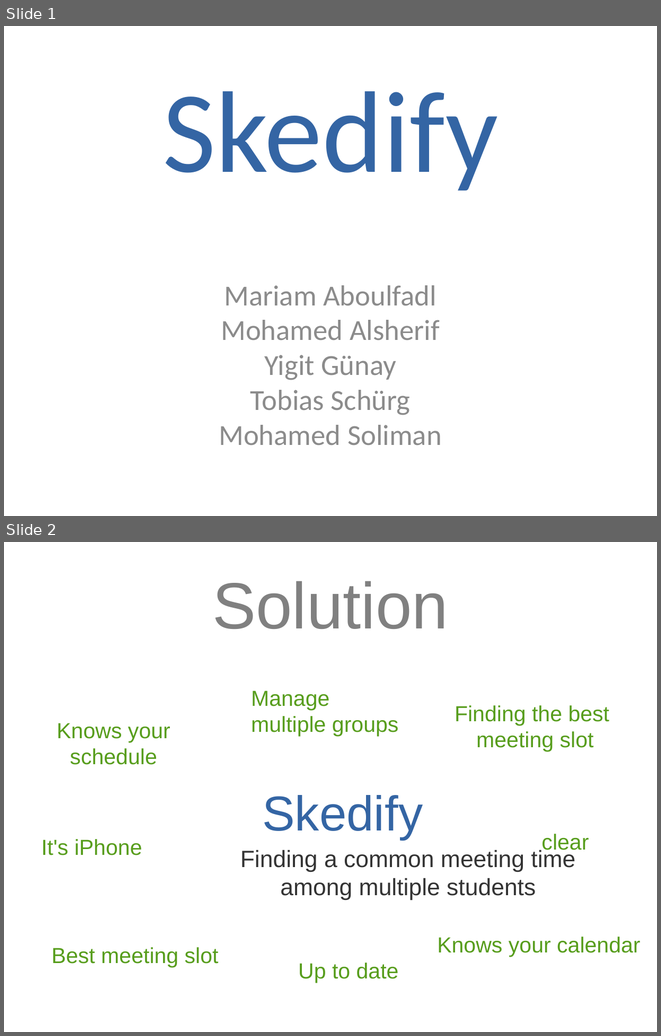
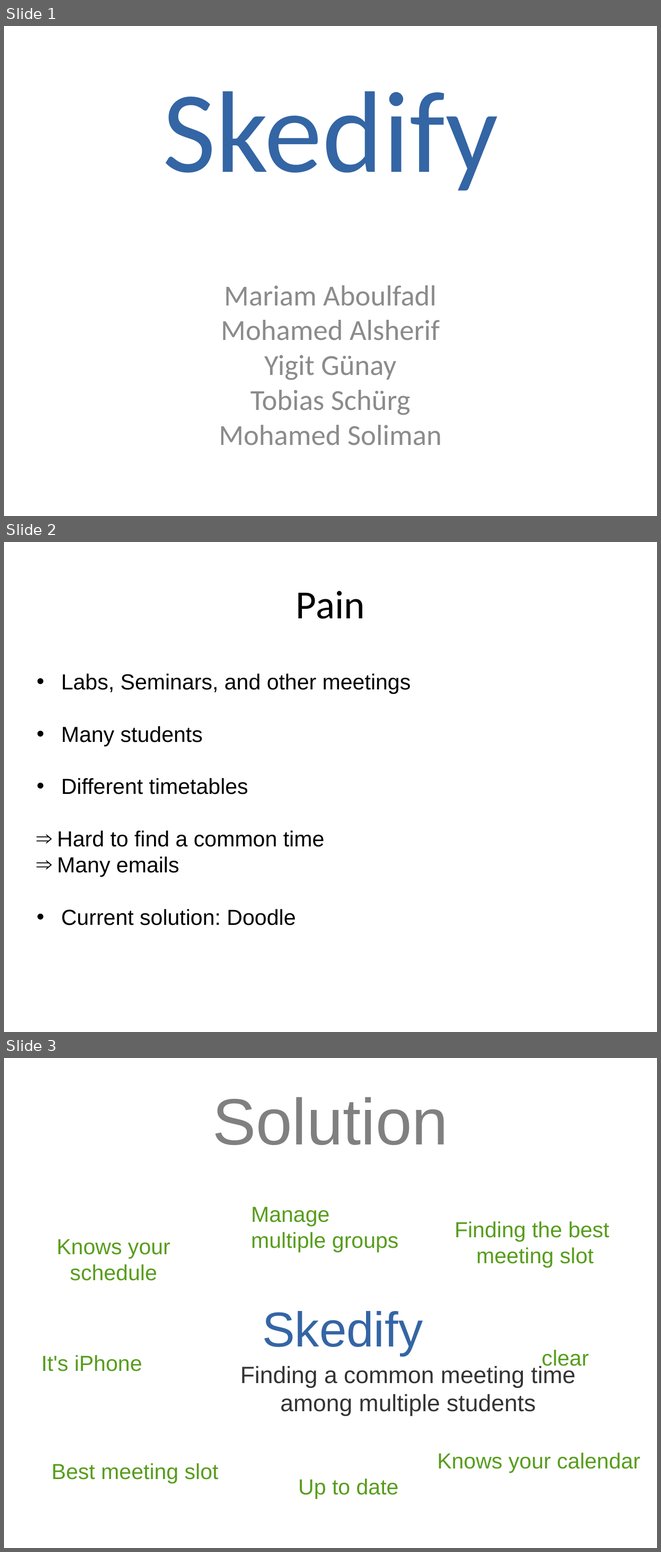
Before and after one commit to mremad/RWTH-iPhone-Project, a slide deck: Presentation-Tobi.pptx. Shown one above the other, each under a label of ours: slides 1 and 2 before the commit, slides 1, 2 and 3 after it. The pictures are 661x1036 and 661x1552 pixels, drawn with LibreOffice and Linux fonts; fonts in the diff are those of the drawing. Boxes give left, top, right and bottom in pixels: in the first picture for what was removed or moved away, otherwise in the second. Text is boxed around its words. In the diff, an @@ line names an element or a change of style, - is before the commit and + after.

```diff
--- a/Presentation-Tobi.pptx
+++ b/Presentation-Tobi.pptx
@@ slide 2 added at [4,542,657,1032], background #FFFFFF @@
@@ text added at [296,591,365,619], 44 pt, text #000000 @@
+Pain
@@ subtitle added at [57,673,411,925], 24 pt, text #000000 @@
+• Labs, Seminars, and other meetings
+• Many students
+• Different timetables
+⇒ Hard to find a common time
+⇒ Many emails
+• Current solution: Doodle
@@ what was slide 2 is now slide 3 @@
```
Also in this commit, not shown: 1 slide changed, 3 other files.
